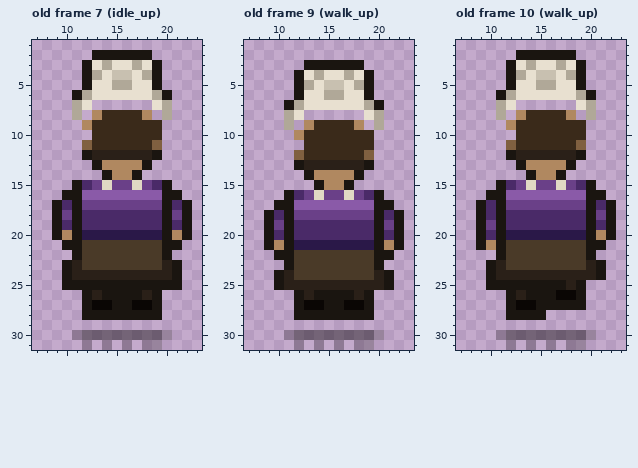
File history of a pixel-art file, public/sprites/agents/yuki_tanaka_sheet.aseprite. Above: the version before the commit.
32x32 pixels, 11 frames. Colours within 5 levels of each other are drawn and written as one. Shown: old frame 7 (idle_up): x 7..23, y 1..31; old frame 9 (walk_up): x 7..23, y 1..31; old frame 10 (walk_up): x 7..23, y 1..31. The commit also changed other frames, which this record leaves out.
The same view after the edit:
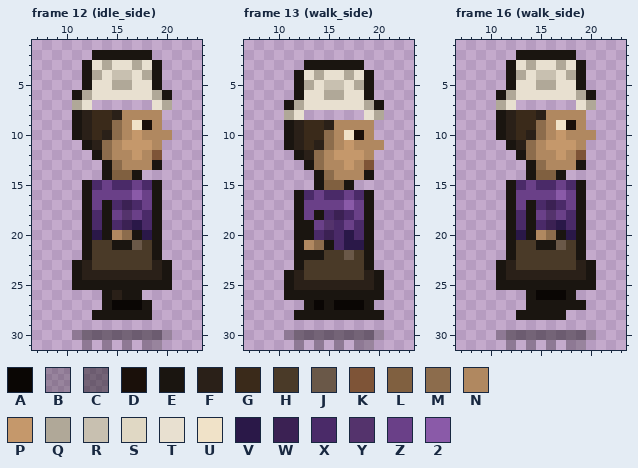
Palette (. is transparent): A #0a0604  B #0a08063c  C #0a08066e  D #1a100a  E #1a1510  F #2a2018  G #3a2a1a  H #4a3a28  J #6a5848  K #7e5437  L #806040  M #8c6c4c  N #b08860  P #c5986b  Q #b0a898  R #c8c0b0  S #e0d8c4  T #e8e0d0  U #f0e2c8  V #2a1848  W #3b2153  X #4a2a68  Y #54336c  Z #6a4088  2 #8a5aa8
A new or re-ordered frame is compared with the old frame closest to it.
Difference:
frames 11 -> 16
Frame 12 (idle_side) is new; against old frame 7 (idle_up):
y 8: x 11..13 Q.N -> EFG; x 15..17 GGG -> FNN; x 19..20 .Q -> N.
y 9: x 11..12 .N -> EF; x 15..19 GGGGG -> MNUDN
y 10: x 11..12 .. -> EF; x 14..20 GGGGGG. -> FMNPNNN
y 11: x 12..19 LGGGGGGL -> EFMNPPPN
y 12: x 12..19 EFFFFFFE -> .EMNNPNK
y 13: x 13..15 ENN -> .EM; x 18..19 E. -> NE
y 14: x 15..16 NN -> LL
y 15: x 11..20 EXZSZZSZXE -> .EXZXXZXE.
y 16: x 10..16 EE22222 -> ..EZZZZ; x 18..21 22EE -> ZE..
y 17: x 9..12 EXEZ -> ...E; x 14..17 ZZZZ -> EXWX; x 19..22 ZEXE -> E...
y 18: x 9..12 EZEX -> ...E; x 14..17 XXXX -> EZYZ; x 19..22 XEZE -> E...
y 19: x 9..12 EXEX -> ...E; x 14 X -> E; x 16..17 XX -> WV; x 19..22 XEXE -> E...
y 20: x 9..12 ENEV -> ...E; x 14..17 VVVV -> ENME; x 19..22 VENE -> E...
y 21: x 10..12 EEH -> ..E; x 15..17 HHH -> EEJ; x 19..21 HEE -> E..
y 22: x 11..12 EH -> .E; x 19..20 HE -> E.
y 23: x 10..12 EFH -> .EF; x 19..21 HFE -> FE.
y 24: x 10..11 EF -> .E; x 20..21 FE -> E.
y 25: x 10 E -> .; x 21 E -> .
y 26: x 12..13 EF -> ..; x 15 E -> F; x 18..19 FE -> ..
y 27: x 12..16 EAAEE -> ..EAA; x 18..19 AE -> E.
y 28: x 12 E -> .; x 19 E -> .
Frame 13 (walk_side) is new; against old frame 9 (walk_up):
y 9: x 11..13 Q.N -> EFG; x 15..17 GGG -> FNN; x 19..20 .Q -> N.
y 10: x 11..12 .N -> EF; x 15..19 GGGGG -> MNUDN
y 11: x 11..12 .. -> EF; x 14..20 GGGGGG. -> FMNPNNN
y 12: x 12..19 LGGGGGGL -> EFMNPPPN
y 13: x 12..19 EFFFFFFE -> .EMNNPNK
y 14: x 13..15 ENN -> .EM; x 18..19 E. -> NE
y 15: x 15..16 NN -> LL
y 16: x 11..20 EXZSZZSZXE -> .EXZXXZXE.
y 17: x 10..16 EE22222 -> ..EZZZZ; x 18..21 22EE -> ZE..
y 18: x 9..12 EXEZ -> ...E; x 14..17 ZZZZ -> EXWX; x 19..22 ZEXE -> E...
y 19: x 9..15 EZEXXXX -> ...EEZY; x 17 X -> Z; x 19..22 XEZE -> E...
y 20: x 9..13 EXEXX -> ...EE; x 15 X -> W; x 17 X -> V; x 19..22 XEXE -> E...
y 21: x 9..16 ENEVVVVV -> ...ENMEX; x 19..22 VENE -> E...
y 22: x 10..14 EEHHH -> ..EEE; x 17 H -> J; x 19..21 HEE -> E..
y 23: x 11..12 EH -> .E; x 19..20 HE -> E.
y 24: x 10..12 EFH -> .EF; x 19..21 HFE -> FE.
y 25: x 10..11 EF -> .E; x 20..21 FE -> E.
y 26: x 11 . -> E; x 13 F -> E; x 18 F -> E; x 20 . -> E
y 27: x 12..13 EA -> .E; x 16 E -> A
y 28: x 20 . -> E
Frame 16 (walk_side) is new; against old frame 10 (walk_up):
y 8: x 11..13 Q.N -> EFG; x 15..17 GGG -> FNN; x 19..20 .Q -> N.
y 9: x 11..12 .N -> EF; x 15..19 GGGGG -> MNUDN
y 10: x 11..12 .. -> EF; x 14..20 GGGGGG. -> FMNPNNN
y 11: x 12..19 LGGGGGGL -> EFMNPPPN
y 12: x 12..19 EFFFFFFE -> .EMNNPNK
y 13: x 13..15 ENN -> .EM; x 18..19 E. -> NE
y 14: x 15..16 NN -> LL
y 15: x 11..20 EXZSZZSZXE -> .EXZXXZXE.
y 16: x 10..16 EE22222 -> ..EZZZZ; x 18..21 22EE -> ZE..
y 17: x 9..12 EXEZ -> ...E; x 14..17 ZZZZ -> EXWX; x 19..22 ZEXE -> E...
y 18: x 9..12 EXEX -> ...E; x 14..17 XXXX -> EZYZ; x 19..22 XEZE -> E...
y 19: x 9..12 EZEX -> ...E; x 14 X -> E; x 16..17 XX -> WV; x 19..22 XEXE -> E...
y 20: x 9..12 EXEV -> ...E; x 14..17 VVVV -> ENME; x 19..22 VENE -> E...
y 21: x 9..12 ENEH -> ...E; x 15..17 HHH -> EEJ; x 19..21 HEE -> E..
y 22: x 11..12 EH -> .E; x 19..20 HE -> E.
y 23: x 10..12 EFH -> .EF; x 19..21 HFE -> FE.
y 24: x 10..11 EF -> .E; x 20..21 FE -> E.
y 25: x 10 E -> .; x 18 F -> E; x 20 . -> E
y 26: x 12..13 EF -> ..; x 15..16 EE -> AA; x 18..19 AE -> E.
y 27: x 12..14 EAA -> ..E
y 28: x 12 E -> .; x 16..17 .. -> EE
Pixel boxes of the changes (left, top, right, bottom) in both pictures:
changed: (52, 110, 192, 320)
changed: (264, 120, 404, 320)
changed: (476, 110, 616, 320)
